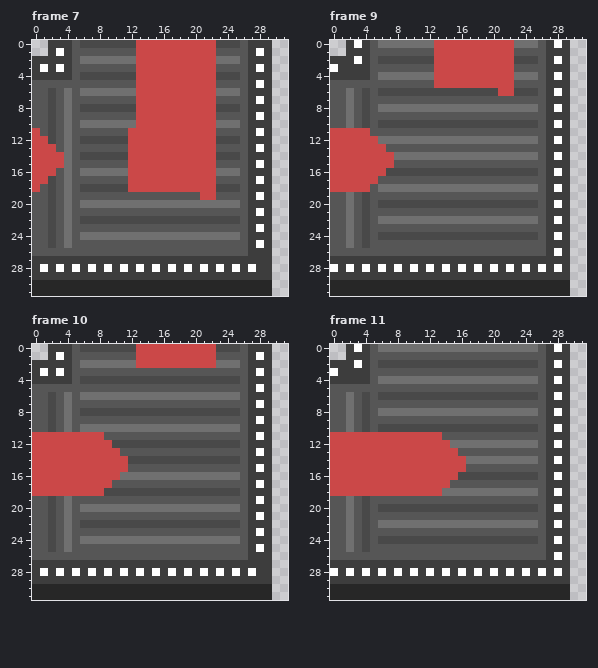
File history of a pixel-art file, Assets/Sprites/Conveyors/right up curve conv.aseprite. Above, as it was before the edit.
32x32 pixels, 11 frames. Shown: frame 7, frame 9, frame 10, frame 11. The commit also changed other frames, which this record leaves out.
And afterwards:
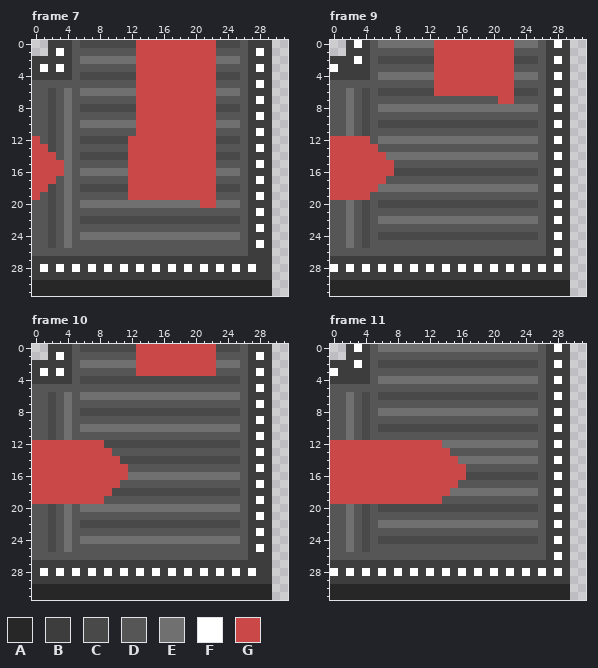
Palette (. is transparent): A #272727  B #3d3d3d  C #494949  D #565656  E #707070  F #ffffff  G #cb4848
Log entry: Updated Conveyor Curves
From old to new:
Frame 7, layer "Layer 7":
y 11: x 0 G -> D; x 12 G -> D
y 12: x 1 G -> D
y 13: x 2 G -> C
y 14: x 3 G -> D
y 16: x 3 D -> G
y 17: x 2 C -> G
y 18: x 1 D -> G
y 19: x 0 D -> G; x 12..20 DDDDDDDDD -> GGGGGGGGG
y 20: x 21..22 EE -> GG
Frame 9, layer "Layer 7":
y 6: x 13..20 CCCCCCCC -> GGGGGGGG
y 7: x 21..22 DD -> GG
y 11: x 0..4 GGGGG -> DDEDC
y 12: x 5 G -> D
y 13: x 6 G -> D
y 14: x 7 G -> E
y 16: x 7 C -> G
y 17: x 6 D -> G
y 18: x 5 D -> G
y 19: x 0..4 DDEDC -> GGGGG
Frame 10, layer "Layer 7":
y 3: x 13..22 DDDDDDDDDD -> GGGGGGGGGG
y 11: x 0..8 GGGGGGGGG -> DDCDEDDDD
y 12: x 9 G -> C
y 13: x 10 G -> D
y 14: x 11 G -> C
y 16: x 11 E -> G
y 17: x 10 D -> G
y 18: x 9 C -> G
y 19: x 0..8 DDCDEDDDD -> GGGGGGGGG
Frame 11, layer "Layer 7":
y 11: x 0..13 GGGGGGGGGGGGGG -> DDEDCDDDDDDDDD
y 12: x 14 G -> E
y 13: x 15 G -> D
y 14: x 16 G -> E
y 16: x 16 C -> G
y 17: x 15 D -> G
y 18: x 14 E -> G
y 19: x 0..13 DDEDCDDDDDDDDD -> GGGGGGGGGGGGGG
Where, in picture pixels (left, top, right, bottom), the same in both pictures:
changed: (32, 128, 64, 200)
changed: (128, 128, 136, 136)
changed: (128, 192, 216, 208)
changed: (434, 88, 514, 104)
changed: (330, 128, 394, 200)
changed: (136, 368, 216, 376)
changed: (32, 432, 128, 504)
changed: (330, 432, 466, 504)
